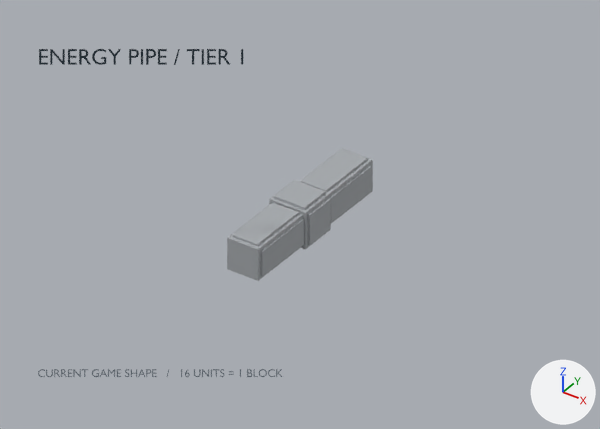
An edit to the Blender file source_assets/blender/energy_pipes/energy_pipe_tier_1.blend, drawn before and after from the same camera.
Before and after are seen from the file's camera 'orthographic_review'. Lighting does not change. The marker at lower right points along +X, +Y and +Z. The older version comes first.

Objects in the first picture: 'label_CURRENT GAME SHAPE   /   16 UNITS = 1 BLOCK', 'label_ENERGY PIPE / TIER 1', 'straight/core_body', 'straight/east_energy_panel', 'straight/north/arm_body', 'straight/north/right_rail', 'straight/north/top_rail', 'straight/south/arm_body', 'straight/south/left_rail', 'straight/south/top_rail', 'straight/up_energy_panel'.
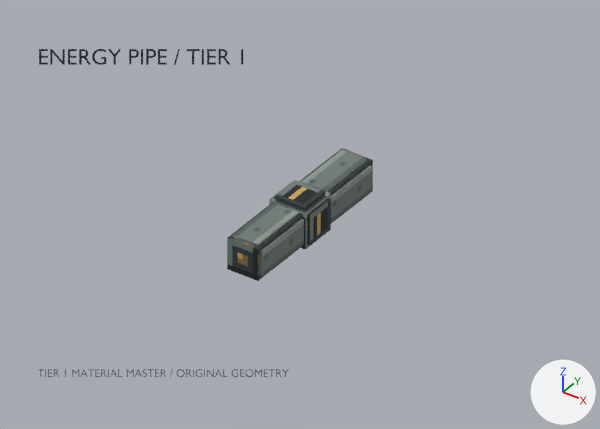
Changed parts and their boxes (x1, y1, x2, y2) in the pictures (600 x 429 px):
'straight/south/arm_body', recoloured, surface changed (darker): (227, 203, 303, 281) in both
'straight/south/top_rail', recoloured, surface changed (darker): (233, 203, 299, 246) in both
'straight/north/top_rail', recoloured, surface changed (darker): (301, 149, 367, 192) in both
'straight/south/left_rail', recoloured, surface changed (darker): (261, 219, 304, 277) in both
'straight/north/right_rail', recoloured, surface changed (darker): (330, 165, 372, 223) in both
'label_CURRENT GAME SHAPE   /   16 UNITS = 1 BLOCK', text changed: before (38, 369, 282, 377); after (38, 369, 289, 377)
'straight/core_body', recoloured: (270, 180, 330, 249) in both
part 1 of me_straight_east_energy_panel, recoloured (grey to black): (310, 199, 331, 245) in both
part 2 of me_straight_east_energy_panel, recoloured: (308, 198, 330, 245) in both
part 3 of me_straight_up_energy_panel, recoloured (darker): (275, 180, 325, 208) in both
part 4 of me_straight_up_energy_panel, recoloured: (275, 192, 325, 210) in both
part 5 of me_straight_north_arm_body, recoloured: (300, 148, 373, 223) in both
part 8 of me_straight_south_arm_body, recoloured: (228, 203, 303, 281) in both
part 9 of me_straight_south_arm_body, recoloured (darker): (227, 238, 258, 281) in both

What changed in the scene script:
```text
Add mat_basic_end_051:
    mat_basic_end_051 = principled_material('basic_end.051')
    mat_basic_end_051.texture = img_basic_end_png_023
    mat_basic_end_051.roughness = 0.78
Add mat_basic_body_051:
    mat_basic_body_051 = principled_material('basic_body.051')
    mat_basic_body_051.texture = img_basic_body_png_023
    mat_basic_body_051.roughness = 0.78
Add mat_basic_body_045:
    mat_basic_body_045 = principled_material('basic_body.045')
    mat_basic_body_045.texture = img_basic_body_png_017
    mat_basic_body_045.roughness = 0.78
Add mat_basic_edge_057:
    mat_basic_edge_057 = principled_material('basic_edge.057')
    mat_basic_edge_057.texture = img_basic_edge_png_029
    mat_basic_edge_057.roughness = 0.78
Add mat_basic_edge_044:
    mat_basic_edge_044 = principled_material('basic_edge.044')
    mat_basic_edge_044.texture = img_basic_edge_png_016
    mat_basic_edge_044.roughness = 0.78
Change me_straight_core_body:
    where me_straight_core_body.from_pydata(...)  # 8 vertices, 6 faces; spans x -1.75..1.75, y -1.75..1.75, z -1.75..1.75
    remove me_straight_core_body.materials.append(mat_uniform_grey_clay_all_tiers)  # grey #a6aaad
    add me_straight_core_body.materials.append(mat_basic_core_042)  # picture img_basic_core_png_014
Change me_straight_east_energy_panel:
    where me_straight_east_energy_panel.from_pydata(...)  # 8 vertices, 5 faces; spans x 1.75..1.98, y -1.45..1.45, z -1.45..1.45
    me_straight_east_energy_panel part 1: the 1 face centred in x 1.98, y 0.0, z 0.0 switches from mat_uniform_grey_clay_all_tiers (grey #a6aaad) to mat_basic_panel_044 (picture img_basic_panel_png_016)
    me_straight_east_energy_panel part 2: all 4 faces centred in x 1.87, y -1.45..1.45, z -1.45..1.45 switch from mat_uniform_grey_clay_all_tiers (grey #a6aaad) to mat_basic_edge_044 (picture img_basic_edge_png_016)
    add me_straight_east_energy_panel.materials.append(mat_basic_panel_044)  # picture img_basic_panel_png_016
Change me_straight_up_energy_panel:
    where me_straight_up_energy_panel.from_pydata(...)  # 8 vertices, 5 faces; spans x -1.45..1.45, y -1.45..1.45, z 1.75..1.98
    me_straight_up_energy_panel part 3: the 1 face centred in x 0.0, y 0.0, z 1.98 switches from mat_uniform_grey_clay_all_tiers (grey #a6aaad) to mat_basic_panel_057 (picture img_basic_panel_png_029)
    me_straight_up_energy_panel part 4: all 4 faces centred in x -1.45..1.45, y -1.45..1.45, z 1.87 switch from mat_uniform_grey_clay_all_tiers (grey #a6aaad) to mat_basic_edge_057 (picture img_basic_edge_png_029)
    add me_straight_up_energy_panel.materials.append(mat_basic_panel_057)  # picture img_basic_panel_png_029
Change me_straight_north_arm_body:
    where me_straight_north_arm_body.from_pydata(...)  # 8 vertices, 6 faces; spans x -1.5..1.5, y 1.75..8.0, z -1.5..1.5
    me_straight_north_arm_body part 5: all 4 faces centred in x -1.5..1.5, y 4.88, z -1.5..1.5 switch from mat_uniform_grey_clay_all_tiers (grey #a6aaad) to mat_basic_body_045 (picture img_basic_body_png_017)
    add me_straight_north_arm_body.materials.append(mat_basic_end_045)  # picture img_basic_end_png_017
Change me_straight_north_top_rail:
    where me_straight_north_top_rail.from_pydata(...)  # 8 vertices, 5 faces; spans x -1.2..1.2, y 1.9..7.65, z 1.5..1.7
    remove me_straight_north_top_rail.materials.append(mat_uniform_grey_clay_all_tiers)  # grey #a6aaad
    me_straight_north_top_rail part 6: texture (UV) coordinates changed
    add me_straight_north_top_rail.materials.append(mat_basic_rail_049)  # picture img_basic_rail_png_021
Change me_straight_north_right_rail:
    where me_straight_north_right_rail.from_pydata(...)  # 8 vertices, 5 faces; spans x 1.5..1.7, y 1.9..7.65, z -1.2..1.2
    remove me_straight_north_right_rail.materials.append(mat_uniform_grey_clay_all_tiers)  # grey #a6aaad
    me_straight_north_right_rail part 7: texture (UV) coordinates changed
    add me_straight_north_right_rail.materials.append(mat_basic_rail_048)  # picture img_basic_rail_png_020
Change me_straight_south_arm_body:
    where me_straight_south_arm_body.from_pydata(...)  # 8 vertices, 6 faces; spans x -1.5..1.5, y -8.0..-1.75, z -1.5..1.5
    me_straight_south_arm_body part 8: all 4 faces centred in x -1.5..1.5, y -4.88..-4.87, z -1.5..1.5 switch from mat_uniform_grey_clay_all_tiers (grey #a6aaad) to mat_basic_body_051 (picture img_basic_body_png_023)
    me_straight_south_arm_body part 9: all 2 faces centred in x 0.0, y -8.0..-1.75, z 0.0 switch from mat_uniform_grey_clay_all_tiers (grey #a6aaad) to mat_basic_end_051 (picture img_basic_end_png_023)
    me_straight_south_arm_body part 10: texture (UV) coordinates changed
Change me_straight_south_top_rail:
    where me_straight_south_top_rail.from_pydata(...)  # 8 vertices, 5 faces; spans x -1.2..1.2, y -7.65..-1.9, z 1.5..1.7
    remove me_straight_south_top_rail.materials.append(mat_uniform_grey_clay_all_tiers)  # grey #a6aaad
    me_straight_south_top_rail part 11: texture (UV) coordinates changed
    add me_straight_south_top_rail.materials.append(mat_basic_rail_055)  # picture img_basic_rail_png_027
Change me_straight_south_left_rail:
    where me_straight_south_left_rail.from_pydata(...)  # 8 vertices, 5 faces; spans x 1.5..1.7, y -7.65..-1.9, z -1.2..1.2
    remove me_straight_south_left_rail.materials.append(mat_uniform_grey_clay_all_tiers)  # grey #a6aaad
    me_straight_south_left_rail part 12: texture (UV) coordinates changed
    add me_straight_south_left_rail.materials.append(mat_basic_rail_053)  # picture img_basic_rail_png_025
Change txt_label_current_game_shape_______16_units___1_block:
    txt_label_current_game_shape_______16_units___1_block.body: 'CURRENT GAME SHAPE   /   16 UNITS = 1 BLOCK' -> 'TIER 1 MATERIAL MASTER / ORIGINAL GEOMETRY'
```
